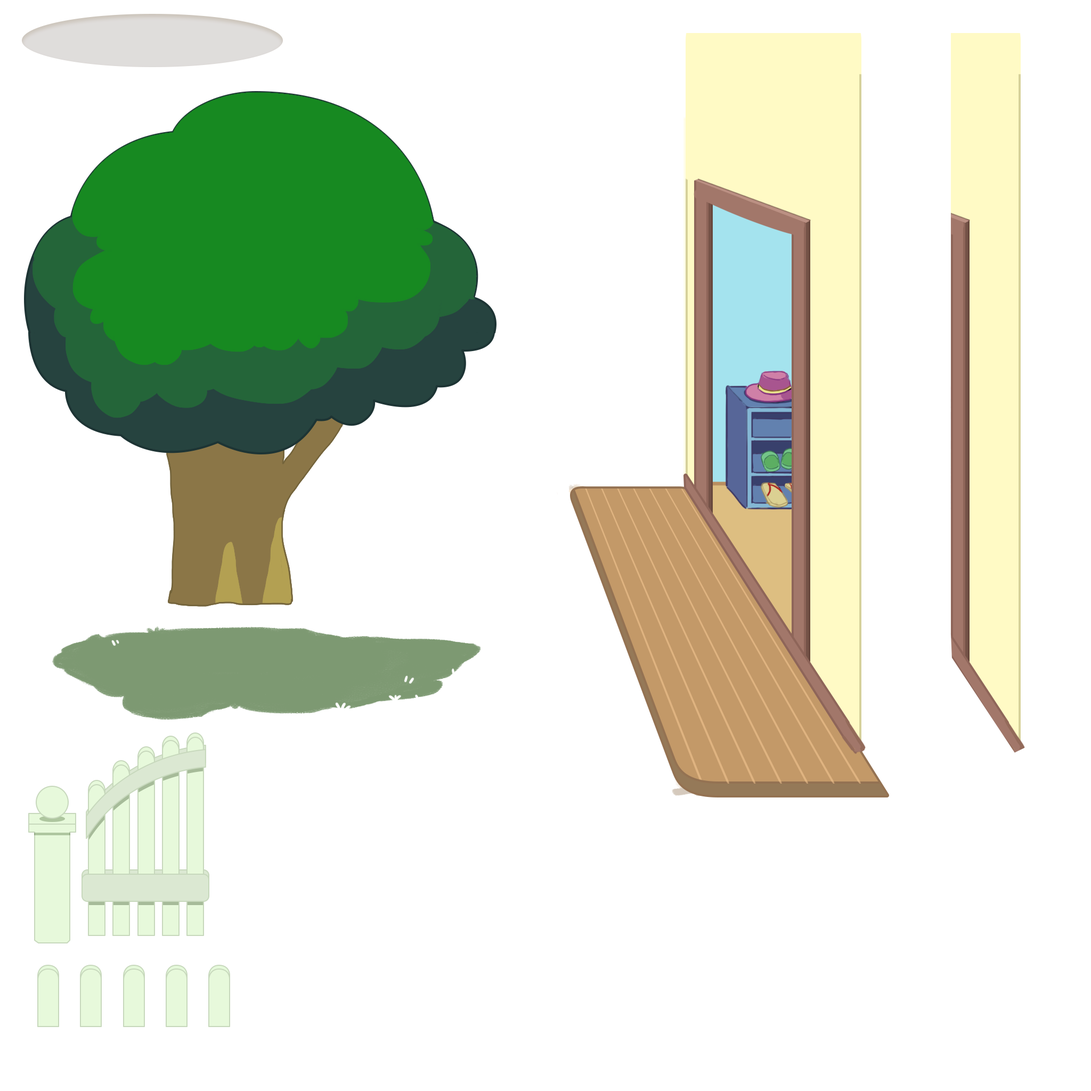
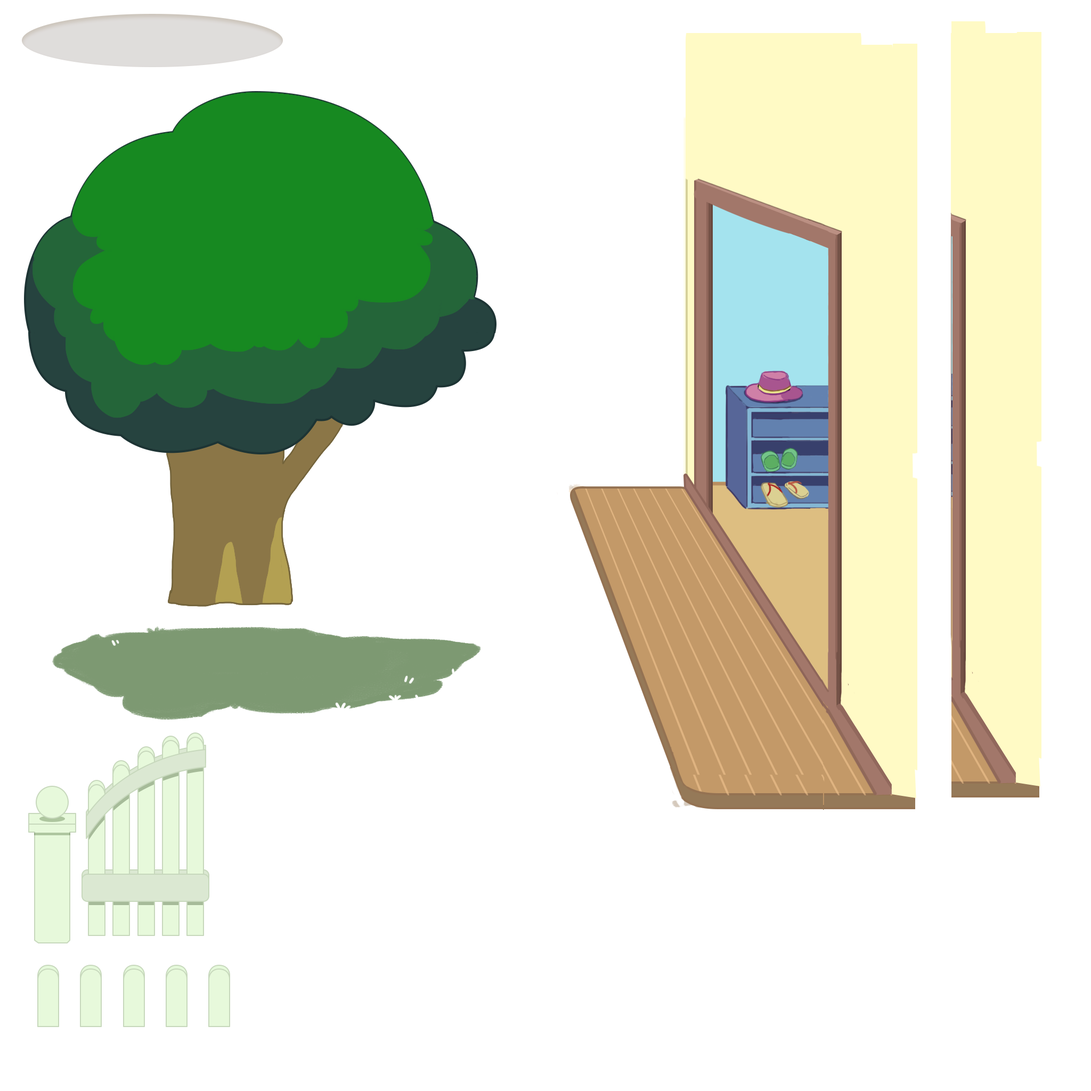
Comparing the layer stacks of the two 1091x1091 images. Changes:
added layer "Layer 73" above "Layer 72" over [951, 21, 1042, 798]
painted on "house" over [669, 43, 918, 811]
